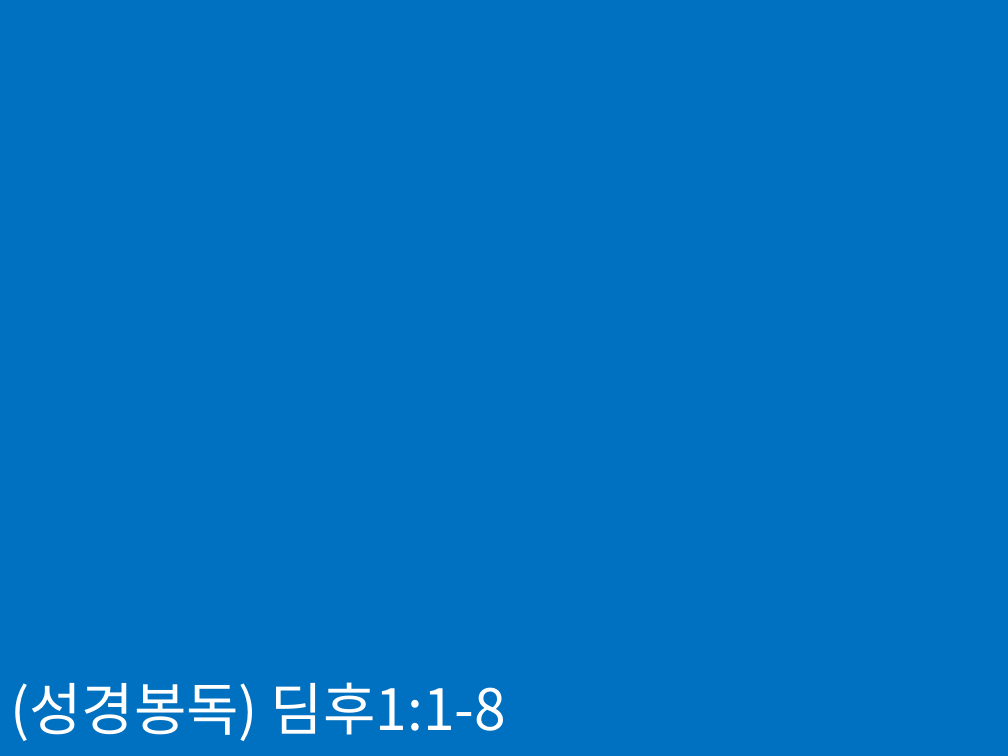
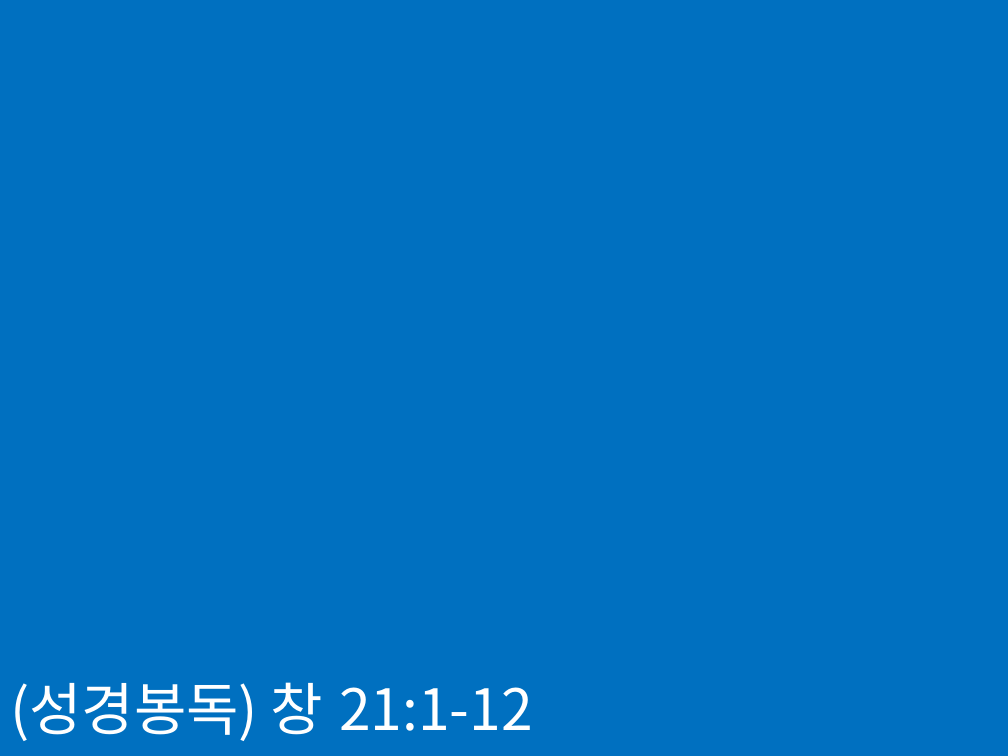
Before and after one commit to sumannam/osanskc, a slide deck: slide 10 of caption.pptx. Drawn at 1008x756 pixels with LibreOffice and Linux fonts; fonts in the diff are those of the drawing. Boxes give left, top, right and bottom in pixels: in the first picture for what was removed or moved away, otherwise in the second. Text is boxed around its words. In the diff, an @@ line names an element or a change of style, - is before the commit and + after.

```diff
--- a/caption.pptx
+++ b/caption.pptx
@@ text at bbox=[10, 682, 533, 741]: text changed @@
-(성경봉독) 딤후1:1-8
+(성경봉독) 창 21:1-12
```
Also in this commit, not shown: 11 other slides changed, 6 slides added, 6 slides removed, 4 other files.
